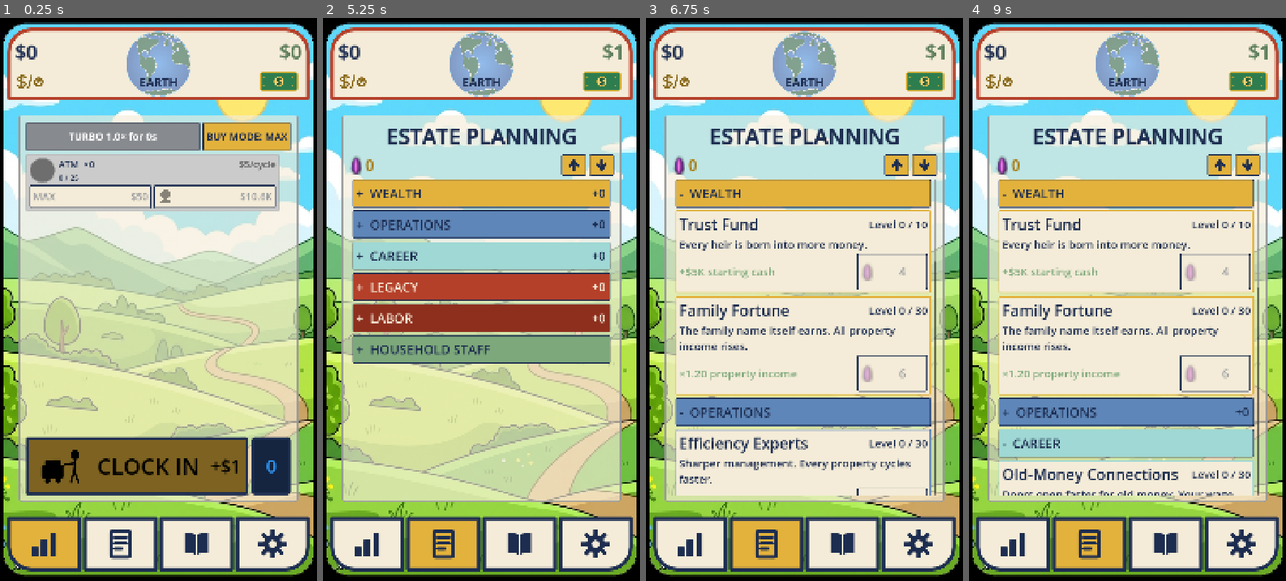
Above: before the commit, frames 1-4 (left to right).
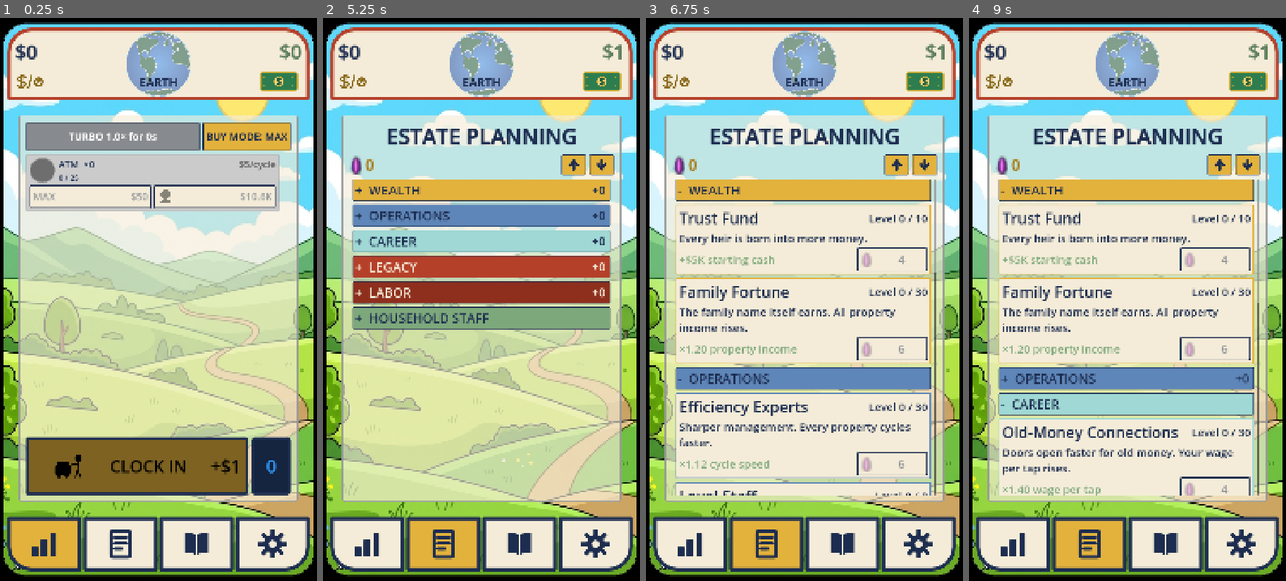
Above: after the commit, the same moments.

Repository: TimGoergen/american-tycoon
Game: Godot game, scene res://Main.tscn
Same seed, same stepped clock (60 frames per second), same inputs: the game is played once before the commit and once after it.
Inputs (mouse positions are in pixels of both pictures, inside the frame that each line leads up to):
- Up to frame 1 (0.25 s): no input
- Up to frame 2 (5.25 s): click "BUY MODE: MAX" at 0.5 s; click "BUY MODE: ×1" at 1.25 s; click "BUY MODE: ×10" at 2 s; click "BUY MODE: ×100" at 2.75 s; click (459, 468) at 3.5 s; click (367, 541) at 4.27 s; click (443, 541) at 5.02 s
- Up to frame 3 (6.75 s): click (896, 164) at 5.77 s; click (924, 164) at 6.52 s
- Up to frame 4 (9 s): click "- WEALTH" at 7.25 s; click "+ WEALTH" at 8 s; click "- OPERATIONS" at 8.75 s

The runs differ from the first frame. In frame 1, 0.9% of the frame differs, in the area x 13-63%, y 76-83%; in frame 2, 20%; in frame 3, 20%; in frame 4, 24%, in the area x 9-92%, y 25-85%.

Commit message:
UI: smaller Clock In, shorter estate buttons, no click-recolor on any button text
Clock In button (WagePanel): the "CLOCK IN" label is 25% smaller (still centered), and the
mail-cart icon is 30% smaller and right-aligned within its cell (HBox ALIGNMENT_END) so it sits
closer to the text.

Estate Planning tab — every button ~35% shorter (Tim): category headers 96->62 (with a tighter
plate margin so the name still fits), upgrade BUY buttons 123->80 (smaller gem to fit), retention
buttons 123->80 (smaller font for the two-line label), collapse/expand arrows 72->47, and the
Pass-the-Torch button from 1.35x to 0.88x the standard height.

Button text no longer recolors on interaction (Tim): style_button / style_unowned_button / the
TURBO button now set the label color for EVERY interactive state — including focus (which a
button keeps after a click on desktop) and pressed — so the text never flips color when clicked
or hovered. Only the disabled state dims. (Fixes e.g. the buy-mode button going white after a
click.)

Verified by headless renders of the property + estate tabs (text/gems fit the shorter buttons;
cart confirmed right-aligned via layout-position debug); boot clean, no project.godot churn.

Co-Authored-By: Claude Opus 4.8 <noreply@anthropic.com>
Claude-Session: https://claude.ai/code/session_01YGt1uUMG6RvKpKkyyiDnAD

Diff:
--- a/game/scripts/Main.gd
+++ b/game/scripts/Main.gd
@@ -475,8 +475,9 @@
 	# The prestige exit, pinned to the BOTTOM of the tab (Tim, 2026-06-28): plan the estate,
 	# pass on, raise a faster heir. Red = big commit.
 	_plan_button = Button.new()
-	# Taller to fit the larger bold label + the inline gem image.
-	_plan_button.custom_minimum_size = Vector2(0, int(UiPalette.STANDARD_BUTTON_HEIGHT * 1.35))
+	# ~35% shorter than its previous (taller) size, still fitting the bold label + inline gem
+	# (Tim, 2026-06-28).
+	_plan_button.custom_minimum_size = Vector2(0, int(UiPalette.STANDARD_BUTTON_HEIGHT * 0.88))
 	UiPalette.style_button(_plan_button, true)
 	_plan_button.pressed.connect(_on_plan_estate_pressed)
 	v.add_child(_plan_button)
--- a/game/scripts/ui/FrenzyBar.gd
+++ b/game/scripts/ui/FrenzyBar.gd
@@ -57,12 +57,12 @@
 	_button.add_theme_stylebox_override("hover", label_padding)
 	_button.add_theme_stylebox_override("pressed", label_padding)
 	_button.add_theme_stylebox_override("focus", StyleBoxEmpty.new())
-	# White TURBO label in every state (Tim, 2026-06-23). Disabled is the common state
-	# (can't pop until charged), so it too stays white rather than the default greyed wash.
-	_button.add_theme_color_override("font_color", Color.WHITE)
-	_button.add_theme_color_override("font_hover_color", Color.WHITE)
-	_button.add_theme_color_override("font_pressed_color", Color.WHITE)
-	_button.add_theme_color_override("font_disabled_color", Color.WHITE)
+	# White TURBO label in EVERY state (Tim, 2026-06-23 / 2026-06-28) — including focus and
+	# hover-pressed, so a click never recolors it. Disabled is the common state (can't pop until
+	# charged), so it too stays white rather than the default greyed wash.
+	for state in ["font_color", "font_hover_color", "font_pressed_color", "font_focus_color",
+			"font_hover_pressed_color", "font_disabled_color"]:
+		_button.add_theme_color_override(state, Color.WHITE)
 	_button.pressed.connect(func() -> void: pop_requested.emit())
 	add_child(_button)
 
--- a/game/scripts/ui/LegacyScreen.gd
+++ b/game/scripts/ui/LegacyScreen.gd
@@ -40,8 +40,9 @@
 const GEM_TEX := preload("res://art/icons/legacy_gem.svg")
 ## The gem balance icon's size, ~25% larger than its baseline to match the enlarged amount.
 const WALLET_GEM_SIZE := Vector2(46, 64)
-## The smaller gem shown on each upgrade's buy button (in place of the word "BUY").
-const BUY_GEM_WIDTH := 44
+## The smaller gem shown on each upgrade's buy button (in place of the word "BUY"). Sized to fit
+## the shorter buy button.
+const BUY_GEM_WIDTH := 38
 
 ## Hold-to-buy pacing (Tim, 2026-06-17): a quick tap buys one level; holding a buy
 ## button keeps buying at a calm cadence so the player can watch the wallet/effect and
@@ -251,7 +252,7 @@
 ## Staff), used to count how many are currently affordable for the collapsed-section badge.
 func _add_collapsible_section(parent: VBoxContainer, category: String, accent: Color, upgrade_ids: Array) -> VBoxContainer:
 	var header := Button.new()
-	header.custom_minimum_size = Vector2(0, 96)
+	header.custom_minimum_size = Vector2(0, 62)  # ~35% shorter (Tim, 2026-06-28)
 	header.size_flags_horizontal = Control.SIZE_EXPAND_FILL
 	header.add_theme_font_size_override("font_size", CATEGORY_SIZE)
 	# Caret + name read from the left like a typical section/disclosure header.
@@ -314,7 +315,7 @@
 	style.border_color = UiPalette.NAVY
 	style.set_border_width_all(3)
 	style.set_corner_radius_all(4)
-	style.set_content_margin_all(12)
+	style.set_content_margin_all(8)  # tighter so the name fits the shorter header (Tim, 2026-06-28)
 	return style
 
 
@@ -340,7 +341,7 @@
 	# Center the arrow both ways in the button (default icon alignment is left/center).
 	button.icon_alignment = HORIZONTAL_ALIGNMENT_CENTER
 	button.vertical_icon_alignment = VERTICAL_ALIGNMENT_CENTER
-	button.custom_minimum_size = Vector2(84, 72)
+	button.custom_minimum_size = Vector2(84, 47)  # ~35% shorter (Tim, 2026-06-28)
 	button.add_theme_constant_override("icon_max_width", 48)
 	UiPalette.style_button(button, false)
 	return button
@@ -469,7 +470,7 @@
 	var buy_button := Button.new()
 	# A flexible width (was a fixed 440, wide enough to overflow the framed viewport): the
 	# button hugs its own cost text while the effect label beside it takes the slack.
-	buy_button.custom_minimum_size = Vector2(240, 123)
+	buy_button.custom_minimum_size = Vector2(240, 80)  # ~35% shorter (Tim, 2026-06-28)
 	buy_button.add_theme_font_size_override("font_size", BUTTON_SIZE)
 	# The legacy-gem icon (set in refresh) replaces the word "BUY"; cap its width so the tall gem
 	# art sizes down to a button glyph beside the cost. Mipmapped filtering keeps it from aliasing.
@@ -555,9 +556,10 @@
 
 	var button := Button.new()
 	# Flexible width (was a fixed 440 that overflowed the framed viewport), matching the
-	# upgrade cards' RETAIN/BUY buttons.
-	button.custom_minimum_size = Vector2(240, 123)
-	button.add_theme_font_size_override("font_size", BUTTON_SIZE)
+	# upgrade cards' RETAIN/BUY buttons. ~35% shorter (Tim, 2026-06-28); a smaller font so the
+	# two-line "RETAIN TIER n / n Gems" still fits the shorter button.
+	button.custom_minimum_size = Vector2(240, 80)
+	button.add_theme_font_size_override("font_size", UiPalette.FONT_LABEL)
 	UiPalette.style_button(button, true)  # red: spends Legacy
 	var cost := int(entry["cost"])
 	if cost < 0:
--- a/game/scripts/ui/UiPalette.gd
+++ b/game/scripts/ui/UiPalette.gd
@@ -198,9 +198,13 @@
 	button.add_theme_stylebox_override("pressed", _make_plate(pressed_plate, NAVY))
 	button.add_theme_stylebox_override("disabled", _make_plate(CREAM, NAVY))
 
-	button.add_theme_color_override("font_color", label_color)
-	button.add_theme_color_override("font_hover_color", label_color)
-	button.add_theme_color_override("font_pressed_color", NAVY)
+	# The label color NEVER changes with interaction state (Tim, 2026-06-28): every interactive
+	# state — including focus (which a button keeps after a click on desktop) and pressed — uses
+	# the one label color, so the text doesn't flip color when clicked or hovered. Only the
+	# disabled state dims it.
+	for state in ["font_color", "font_hover_color", "font_pressed_color", "font_focus_color",
+			"font_hover_pressed_color"]:
+		button.add_theme_color_override(state, label_color)
 	button.add_theme_color_override("font_disabled_color", Color(NAVY, 0.45))
 
 
@@ -219,8 +223,11 @@
 	button.add_theme_stylebox_override("hover", plate)
 	button.add_theme_stylebox_override("pressed", plate)
 	button.add_theme_stylebox_override("disabled", plate)
-	button.add_theme_color_override("font_color", CREAM)
-	button.add_theme_color_override("font_disabled_color", CREAM)
+	# Constant cream label across every state (incl. focus/hover/pressed) so a click never
+	# recolors it (Tim, 2026-06-28).
+	for state in ["font_color", "font_hover_color", "font_pressed_color", "font_focus_color",
+			"font_hover_pressed_color", "font_disabled_color"]:
+		button.add_theme_color_override(state, CREAM)
 
 
 ## A tab's title label in the standard tab-title format (Tim, 2026-06-28): the settings-tab
--- a/game/scripts/ui/WagePanel.gd
+++ b/game/scripts/ui/WagePanel.gd
@@ -236,15 +236,26 @@
 	row.mouse_filter = Control.MOUSE_FILTER_IGNORE
 	content.add_child(row)
 
-	# Left: the "office worker pushing a mail cart" icon, tinted navy to match the labels.
+	# Left: the "office worker pushing a mail cart" icon, tinted navy to match the labels. It is
+	# 30% smaller than before and RIGHT-aligned within its cell (the cell's ALIGNMENT_END pushes
+	# the icon to its right), so the smaller cart sits closer to the centered "CLOCK IN" text
+	# (Tim, 2026-06-28).
+	var icon_cell := HBoxContainer.new()
+	icon_cell.custom_minimum_size = Vector2(180, 0)  # same left footprint; the icon hugs its right
+	icon_cell.alignment = BoxContainer.ALIGNMENT_END
+	icon_cell.mouse_filter = Control.MOUSE_FILTER_IGNORE
+
 	_wage_icon = TextureRect.new()
 	_wage_icon.texture = preload("res://art/icons/mail_cart.svg")
-	_wage_icon.custom_minimum_size = Vector2(180, 0)
+	_wage_icon.custom_minimum_size = Vector2(126, 0)  # 180 × 0.7 = 30% smaller
+	_wage_icon.size_flags_horizontal = Control.SIZE_SHRINK_END  # don't fill — let ALIGNMENT_END place it
+	_wage_icon.size_flags_vertical = Control.SIZE_FILL
 	_wage_icon.expand_mode = TextureRect.EXPAND_IGNORE_SIZE
 	_wage_icon.stretch_mode = TextureRect.STRETCH_KEEP_ASPECT_CENTERED
 	_wage_icon.modulate = UiPalette.NAVY
 	_wage_icon.mouse_filter = Control.MOUSE_FILTER_IGNORE
-	row.add_child(_wage_icon)
+	icon_cell.add_child(_wage_icon)
+	row.add_child(icon_cell)
 
 	# Center: the big "CLOCK IN" label, taking the slack between the icon and the amount.
 	_wage_title_label = Label.new()
@@ -252,7 +263,8 @@
 	_wage_title_label.horizontal_alignment = HORIZONTAL_ALIGNMENT_CENTER
 	_wage_title_label.vertical_alignment = VERTICAL_ALIGNMENT_CENTER
 	_wage_title_label.size_flags_horizontal = Control.SIZE_EXPAND_FILL
-	_wage_title_label.add_theme_font_size_override("font_size", UiPalette.FONT_PAGE_TITLE)
+	# 25% smaller than before, still centered (Tim, 2026-06-28).
+	_wage_title_label.add_theme_font_size_override("font_size", int(round(UiPalette.FONT_PAGE_TITLE * 0.75)))
 	# Full black to match the reference art (Tim, 2026-06-28).
 	_wage_title_label.add_theme_color_override("font_color", Color.BLACK)
 	_wage_title_label.mouse_filter = Control.MOUSE_FILTER_IGNORE
